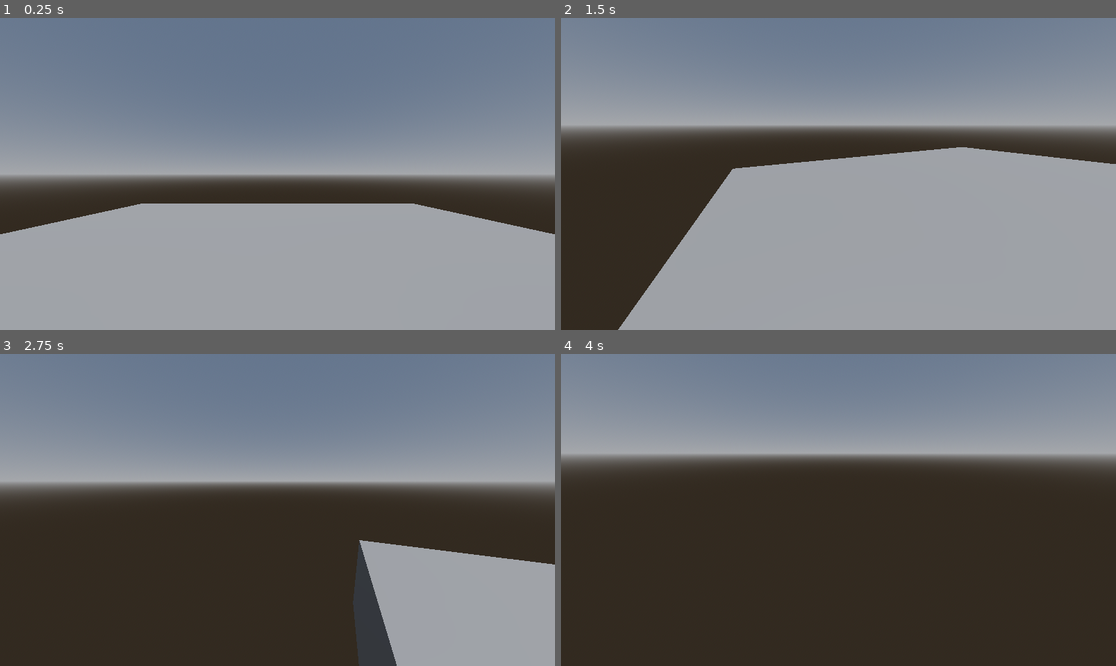
Above: before the commit, frames 1-4 (two rows, left to right).
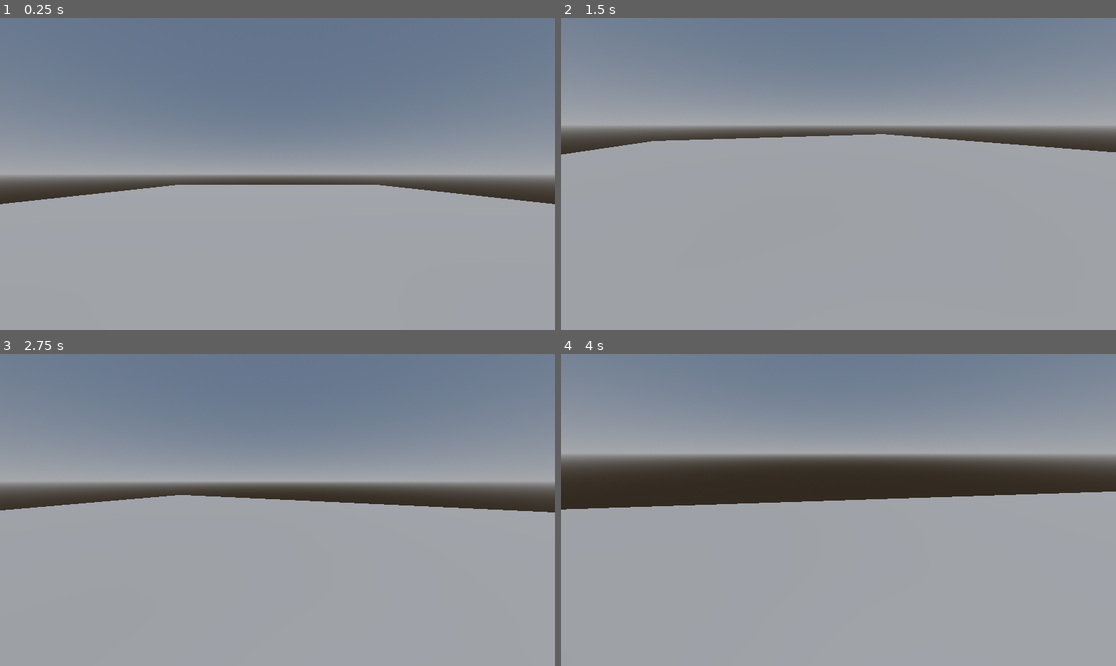
Above: after the commit, the same moments.

Repository: kennethbchen/Memory-Mall-Game
Game: Godot game, scene res://game.tscn
Two runs of this game, one before a commit and one after it. Both use one fixed random seed, a clock stepped at 60 frames per second and the inputs below.
Inputs (mouse positions are in pixels of both pictures, inside the frame that each line leads up to):
- Up to frame 1 (0.25 s): no input
- Up to frame 2 (1.5 s): tap Enter at 0.5 s; move the mouse to (960, 158) at 0.52 s; press the mouse at (960, 158) at 0.53 s; hold D (game_right) 0.53-1.28 s; move the mouse to (810, 174) at 1.27 s; release the mouse at (810, 174) at 1.28 s; hold W (game_forward) from 1.28 s (still down); click (810, 174) at 1.35 s
- Up to frame 3 (2.75 s): keep holding W (game_forward); move the mouse to (288, 503) at 2.02 s; press the mouse at (288, 503) at 2.03 s
- Up to frame 4 (4 s): keep holding W (game_forward); move the mouse to (832, 516) at 2.77 s; release the mouse at (832, 516) at 2.78 s; click (832, 516) at 2.85 s; move the mouse to (877, 513) at 3.52 s; press the mouse at (877, 513) at 3.53 s

The runs differ from the first frame. In frame 1, 6.5% of the frame differs, in the area x 0-100%, y 53-70%; in frame 2, 17%; in frame 3, 41%; in frame 4, 53%, in the area x 0-100%, y 44-100%.

Commit message:
Made ground larger and put camera at eye level

Diff:
--- a/game.tscn
+++ b/game.tscn
@@ -33,11 +33,13 @@
 script = ExtResource("1_20s52")
 camera_path = NodePath("Camera3D")
 target_path = NodePath("../Player")
+position_offset = Vector3(0, 0.65, 0)
 pitch_angle_max = 90.0
 x_sensitivity = 0.5
 y_sensitivity = 0.5
 
 [node name="Camera3D" type="Camera3D" parent="OrbitCameraController"]
+transform = Transform3D(1, 0, 0, 0, 1, 0, 0, 0, 1, 0, 0.65, 0)
 current = true
 fov = 90.0
 
@@ -50,6 +52,6 @@
 shape = SubResource("CapsuleShape3D_qwty5")
 
 [node name="Ground" type="CSGBox3D" parent="."]
-transform = Transform3D(1, 0, 0, 0, 1, 0, 0, 0, 1, 0, -1.00208, 0)
+transform = Transform3D(1, 0, 0, 0, 1, 0, 0, 0, 1, 0, -0.256536, 0)
 use_collision = true
-size = Vector3(14.8203, 1.97534, 17)
+size = Vector3(41.6331, 0.484252, 67.2998)
